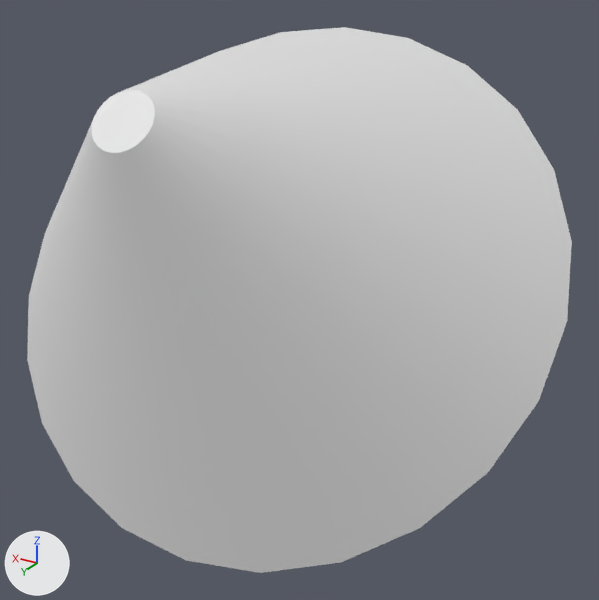
An edit to the OBJ model NorfolkVizApp/depends/models/F09.obj, drawn before and after from the same camera.
Before and after are seen from a camera (50 mm lens) standing at (-95.2, 307.0, -117.2) and looking at (-31.9, 201.5, -170.0). Every picture has the same lights, and +X, +Y and +Z are marked at lower left. Where no turn or scale is listed for an object, it has been applied to the vertices.

The first picture shows 'F09'.
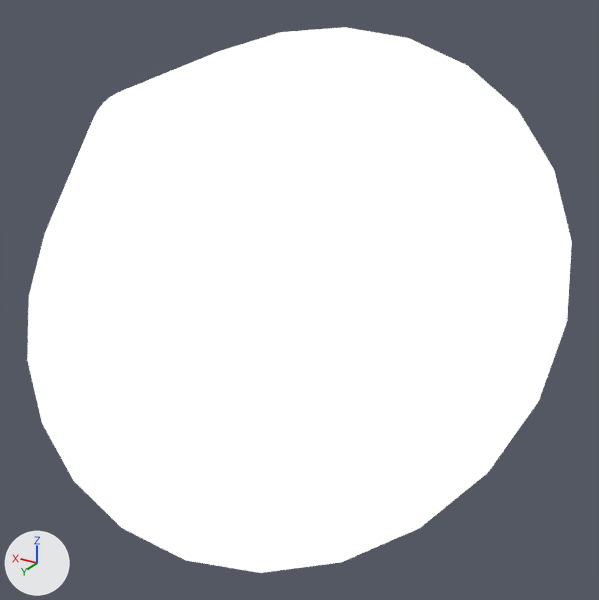
Location of each change, [x1, y1, x2, y2] in pixels of the pictures (599 x 600 px):
'F09', recoloured (grey to white)
    both: [27, 27, 572, 573]

The change, as a list of edits to the scene's bpy script:
```text
Add img_lightgrad_jpg:
    img_lightgrad_jpg = load_image('lightGrad.jpg', 'lightGrad.jpg', 128, 128, 'sRGB')
Add mat_17___default:
    mat_17___default = principled_material('17___Default')
    mat_17___default.texture = img_lightgrad_jpg
    mat_17___default.roughness = 0.9
    mat_17___default.emission_strength = 1.0
Change me_f09:
    where me_f09.from_pydata(...)  # 146 vertices, 288 faces; spans x -72.4..21.5, y 168.9..239.0, z -203.1..-131.0
    add me_f09.materials.append(mat_17___default)  # picture img_lightgrad_jpg
```
